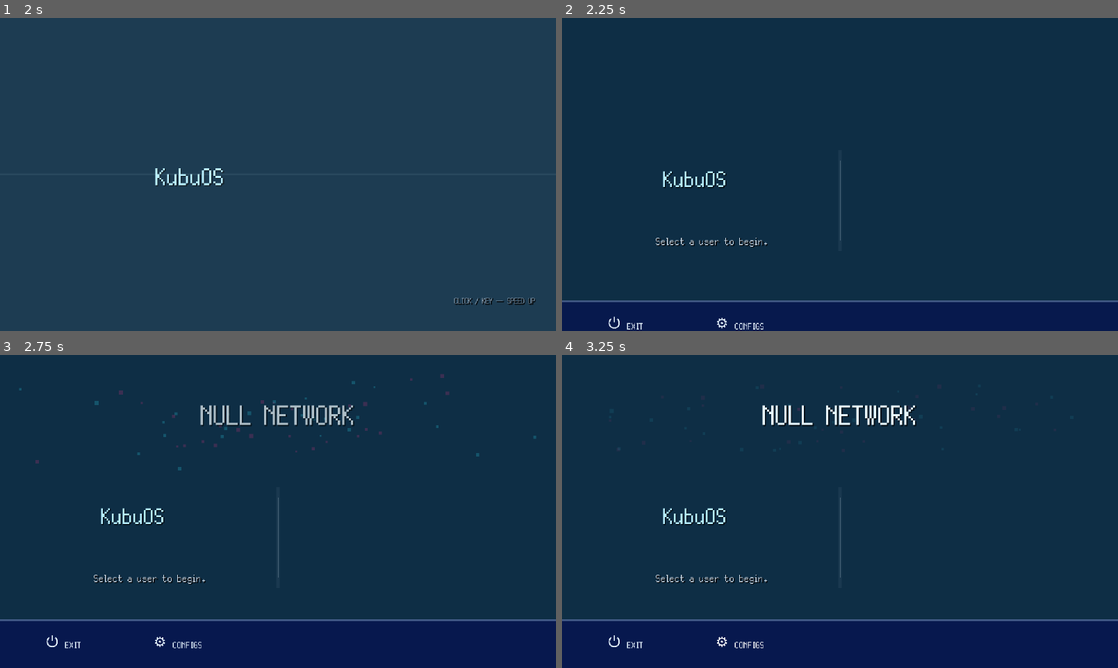
Above: before the commit, frames 1-4 (two rows, left to right).
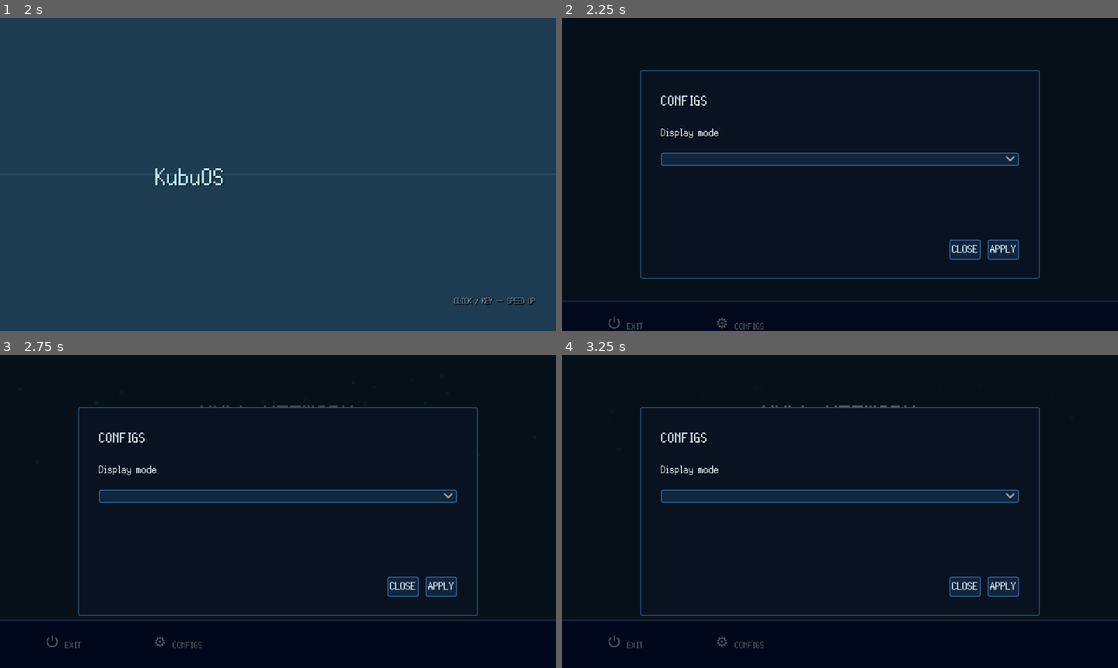
Above: after the commit, the same moments.

Repository: GYU-GAZE/NULL-NETWORK
Game: Godot game, scene res://core/bootstrap/bootstrap.tscn
Same seed, same stepped clock (60 frames per second), same inputs: the game is played once before the commit and once after it. The engine's default icon, where the game draws it, is replaced by a stand-in: a white triangle on a blue panel in a dark square.
Inputs (mouse positions are in pixels of both pictures, inside the frame that each line leads up to):
- Up to frame 1 (2 s): tap Enter at 0.5 s; move the mouse to (400, 158) at 0.52 s; hold D (local_area_move_right) 0.53-1.25 s; tap E (local_area_interact) at 0.6 s; click (400, 158) at 0.67 s; drag from (166, 190) to (250, 237) at 1.27 s
- Up to frame 2 (2.25 s): move the mouse to (895, 105) at 2.02 s; hold D (local_area_move_right) from 2.03 s (still down); tap E (local_area_interact) at 2.1 s
- Up to frame 3 (2.75 s): keep holding D (local_area_move_right)
- Up to frame 4 (3.25 s): release D (local_area_move_right) at 2.75 s; click "⚙ CONFIGS" at 2.75 s

Frame 1 is identical in both runs. In frame 2, 96% of the frame differs, in the area x 0-100%, y 0-100%; in frame 3, 96%; in frame 4, 96%.

Commit message:
Route login Configs through shared KubuOS system settings

Diff:
--- a/systems/startup/startup_menu.gd
+++ b/systems/startup/startup_menu.gd
@@ -39,13 +39,8 @@
 @onready var start_button: Button = %StartButton
 @onready var back_button: Button = %BackButton
 @onready var bottom_bar_root: Control = %BottomBarRoot
-@onready var utility_buttons: HBoxContainer = %UtilityButtons
 @onready var exit_button: Button = %ExitButton
 @onready var configs_button: Button = %ConfigsButton
-@onready var config_modal: Control = %ConfigModal
-@onready var display_mode_select: OptionButton = %DisplayModeSelect
-@onready var config_apply_button: Button = %ConfigApplyButton
-@onready var config_close_button: Button = %ConfigCloseButton
 @onready var error_label: Label = %ErrorLabel
 
 var _profiles: Array[Dictionary] = []
@@ -71,8 +66,6 @@
 	back_button.pressed.connect(_show_user_list)
 	exit_button.pressed.connect(_exit_game)
 	configs_button.pressed.connect(_open_configs)
-	config_apply_button.pressed.connect(_apply_display_config)
-	config_close_button.pressed.connect(_close_configs)
 	set_process(false)
 	_reset_visual_state()
 
@@ -334,9 +327,6 @@
 
 
 func _set_bottom_bar_hidden() -> void:
-	# BottomBarRoot is anchored to the viewport bottom. Animate its anchor-relative
-	# offsets instead of position.y; assigning position.y = 0 would move an anchored
-	# Control to the top of the viewport after layout resolves.
 	bottom_bar_root.offset_top = 0.0
 	bottom_bar_root.offset_bottom = BOTTOM_BAR_HEIGHT
 
@@ -472,36 +462,7 @@
 	if not _input_enabled or _busy:
 		return
 
-	display_mode_select.clear()
-	display_mode_select.add_item("Windowed", KubuDisplaySettings.DisplayMode.WINDOWED)
-	display_mode_select.add_item(
-		"Borderless Fullscreen",
-		KubuDisplaySettings.DisplayMode.BORDERLESS_FULLSCREEN
-	)
-	display_mode_select.add_item(
-		"Exclusive Fullscreen",
-		KubuDisplaySettings.DisplayMode.EXCLUSIVE_FULLSCREEN
-	)
-	var current_mode: int = int(KubuDisplaySetting.get_current_display_mode())
-
-	for index in range(display_mode_select.item_count):
-		if display_mode_select.get_item_id(index) == current_mode:
-			display_mode_select.select(index)
-			break
-
-	config_modal.show()
-
-
-func _apply_display_config() -> void:
-	if display_mode_select.selected < 0:
-		return
-
-	var mode: int = display_mode_select.get_item_id(display_mode_select.selected)
-	KubuDisplaySetting.set_display_mode(mode as KubuDisplaySettings.DisplayMode)
-
-
-func _close_configs() -> void:
-	config_modal.hide()
+	GlobalSignals.request_open_system_settings.emit()
 
 
 func _exit_game() -> void:
@@ -515,7 +476,6 @@
 	user_panel.hide()
 	mode_panel.hide()
 	mode_details.hide()
-	config_modal.hide()
 	show_error("")
 	_set_bottom_bar_hidden()
 	bottom_bar_root.modulate.a = 1.0
